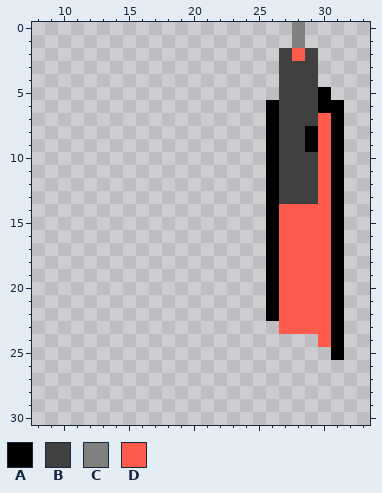
Edited in one commit: pixel-art sprite (vs/apps/template_windows_vs2015/Final/pistol_1.png). Above is the file before it was changed.
The file is 41x54 pixels. Shown: x 8..33, y 0..30.
Palette (. is transparent): A #000000  B #404040  C #808080  D #ff5b4c
Pixels before, first column x 26:
 0 ..C...
 1 ..C...
 2 .BDB..
 3 .BBB..
 4 .BBB..
 5 .BBBA.
 6 ABBBAA
 7 ABBBDA
 8 ABBADA
 9 ABBADA
10 ABBBDA
11 ABBBDA
12 ABBBDA
13 ABBBDA
14 ADDDDA
15 ADDDDA
16 ADDDDA
17 ADDDDA
18 ADDDDA
19 ADDDDA
20 ADDDDA
21 ADDDDA
22 ADDDDA
23 .DDDDA
24 ....DA
25 .....A
The result:
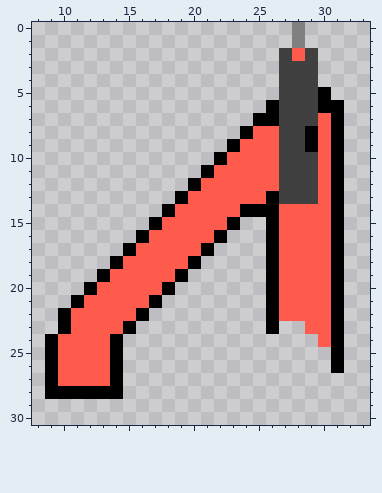
What changed:
y 7: x 25 . -> A
y 8: x 24..26 ..A -> ADD
y 9: x 23..26 ...A -> ADDD
y 10: x 22..26 ....A -> ADDDD
y 11: x 21..26 .....A -> ADDDDD
y 12: x 20..26 ......A -> ADDDDDD
y 13: x 19..25 ....... -> ADDDDDD
y 14: x 18..25 ........ -> ADDDDDAA
y 15: x 17..23 ....... -> ADDDDDA
y 16: x 16..22 ....... -> ADDDDDA
y 17: x 15..21 ....... -> ADDDDDA
y 18: x 14..20 ....... -> ADDDDDA
y 19: x 13..19 ....... -> ADDDDDA
y 20: x 12..18 ....... -> ADDDDDA
y 21: x 11..17 ....... -> ADDDDDA
y 22: x 10..16 ....... -> ADDDDDA
y 23: x 10..15 ...... -> ADDDDA; x 26..28 .DD -> A..
y 24..25: x 9..14 ...... -> ADDDDA
y 26: x 9..14 ...... -> ADDDDA; x 31 . -> A
y 27: x 9..14 ...... -> ADDDDA
y 28: x 9..14 ...... -> AAAAAA
